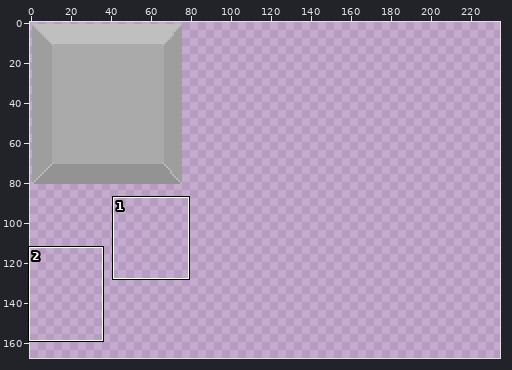
One commit to this sprite sheet: images/tilerock-sheet0.png. The picture above shows the old version from afar; the outline marks the close-up.
Close-up. Before the edit:
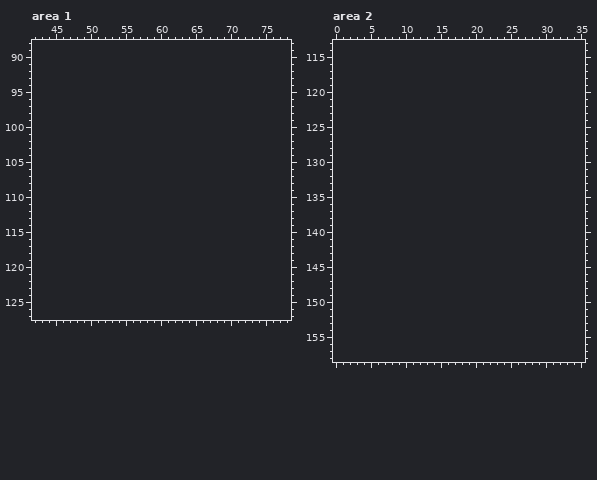
The file is 75x80 pixels. Pixels under 10% opacity are left out. Colours within 5 levels of each other are drawn and written as one. Shown: area 1: x 42..78, y 88..127; area 2: x 0..35, y 113..158. The old version is drawn lined up with the new one, on the new canvas. The wide view leaves out empty margins. The commit also changed other parts of the picture, which this record leaves out.
New version:
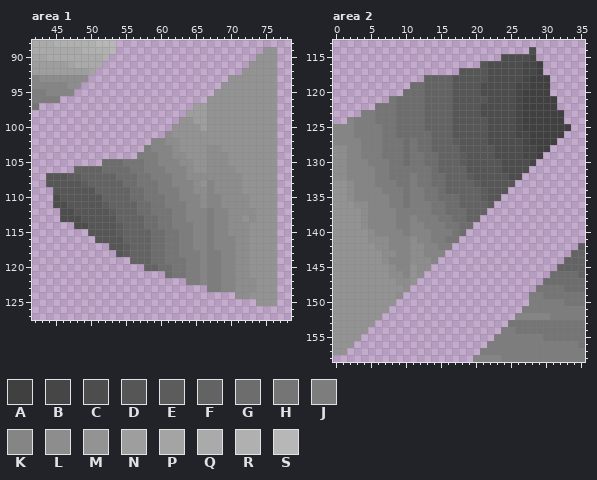
Palette (. is transparent): A #404040  B #464646  C #4d4d4d  D #565656  E #5c5c5c  F #636363  G #6d6d6d  H #757575  J #7d7d7d  K #858585  L #8d8d8d  M #939393  N #9e9e9e  P #a4a4a4  Q #aaaaaa  R #b0b0b0  S #b7b7b7
Changes in this commit:
canvas 75x80 -> 256x256, the old top-left corner now at 1,1
--- area 1
@@ x 42..78 @@
- 88 .....................................
- 89 .....................................
- 90 .....................................
- 91 .....................................
- 92 .....................................
- 93 .....................................
- 94 .....................................
- 95 .....................................
- 96 .....................................
- 97 .....................................
- 98 .....................................
- 99 .....................................
-100 .....................................
-101 .....................................
-102 .....................................
-103 .....................................
-104 .....................................
-105 .....................................
-106 .....................................
-107 .....................................
-108 .....................................
-109 .....................................
-110 .....................................
-111 .....................................
-112 .....................................
-113 .....................................
-114 .....................................
-115 .....................................
-116 .....................................
-117 .....................................
-118 .....................................
-119 .....................................
-120 .....................................
-121 .....................................
-122 .....................................
-123 .....................................
-124 .....................................
-125 .....................................
+ 88 QQQRRRRRRSSS.........................
+ 89 QQQQQQQRRRRS.....................MM..
+ 90 PPQQQQQQQQR.....................MMM..
+ 91 NNNNNPQQQQ.....................MMMM..
+ 92 NNNNNNNNP.....................MMMMM..
+ 93 KLLLLLLL....................MMMMMMM..
+ 94 KKKKKLL....................MMMMMMMM..
+ 95 JJKKKK....................MMMMMMMMM..
+ 96 JJJJ.....................MMMMMMMMMM..
+ 97 H......................NNMMMMMMMMMM..
+ 98 ......................NNNMMMMMMMMMM..
+ 99 .....................MMNNMMMMMMMMMM..
+100 ....................MMMMNMMMMMMMMMM..
+101 ...................LMMMMMMMMMMMMMMM..
+102 .................KKLLMMMMMMMMMMMMMM..
+103 ................JKKKLMMMMLLMMMMMMMM..
+104 ...............JJJKKLLMMMLLLMMMMMMM..
+105 ..........GGGHHHJJKKKLLMMLLLMMMMMMM..
+106 ......FFFFGGGGHHJJJKKKLMMLLLLMMMMMM..
+107 ..DDDEEFFFFFGGGHHJJJKKLLLLLLLLMMMMM..
+108 ..DDDDDEFFFFFGGHHHJJKKKLMKLLLLMMMMM..
+109 ...DDDDDDFFFFFGGHHJJJKKLLKLLLLMMMMM..
+110 ...CDDDDDDFFFFGGHHHJJKKKLKKLLLLMMMM..
+111 ...CCDDDDDEFFFFGGHHJJJKKLKKLLLLMMMM..
+112 ....CCDDDDDEFFFGGHHHJJKKKJKKLLLLMMM..
+113 ....CCCDDDDDFFFFGGHHJJKKKJKKLLMLMMM..
+114 ......CCDDDDEFFFGGHHJJJKKJKKLLLMMMM..
+115 ........DDDDEFFFFGGHHJJKKJKKLLLMMMM..
+116 .........DDDDFFFFGGHHJJKKJKKKLLMMMM..
+117 ...........DDEFFFGGHHJJKKJKKKLLMMMM..
+118 ............DEFFFGGHHJJJKJJKKLLMMMM..
+119 ..............FFFGGHHHJJKJJKKLLMMMM..
+120 ................FFGGHHJJKJJKKLLMMMM..
+121 ...................GHHJJKJJKKLLMMMM..
+122 ......................JJKJJKKLLLMMM..
+123 .........................JJKKLLLMMM..
+124 .............................LLMMMM..
+125 ................................MMM..
 126 .....................................
--- area 2
@@ x 0..35 @@
 113 ....................................
-114 ....................................
-115 ....................................
-116 ....................................
-117 ....................................
-118 ....................................
-119 ....................................
-120 ....................................
-121 ....................................
-122 ....................................
-123 ....................................
-124 ....................................
-125 ....................................
-126 ....................................
-127 ....................................
-128 ....................................
-129 ....................................
-130 ....................................
-131 ....................................
-132 ....................................
-133 ....................................
-134 ....................................
-135 ....................................
-136 ....................................
-137 ....................................
-138 ....................................
-139 ....................................
-140 ....................................
-141 ....................................
-142 ....................................
-143 ....................................
-144 ....................................
-145 ....................................
-146 ....................................
-147 ....................................
-148 ....................................
-149 ....................................
-150 ....................................
-151 ....................................
-152 ....................................
-153 ....................................
-154 ....................................
-155 ....................................
-156 ....................................
-157 ....................................
-158 ....................................
+114 ............................C.......
+115 ........................CCCCB.......
+116 .....................DCCCCCBBA......
+117 ..................DDDDCCCCCBBA......
+118 .............FFFFDDDDDCCCCCBAAA.....
+119 ...........GGFFFFDDDDCCCCCBBAAA.....
+120 ..........GGGFFFFDDDDCCCCCBAAAA.....
+121 ........HGGGGFFFFDDDDDCCCCBAAAAA....
+122 ......HHHGGGGFFFFDDDDCCCCCBAAAAA....
+123 ....JJHHHGGGGFFFFDDDDCCCCCBAAAAAA...
+124 ..KJJJHHHGGGGFFFFDDDDDCCCCBAAAAAA...
+125 KKKJJJJHHGGGGFFFFDDDDDCCCCBAAAAAAA..
+126 KKKJJJJHHGGGGGFFFDDDDDCCCCBBAAAAA...
+127 KKKKJJJHHHGHGGFFFEDDDDCCCCCBAAAA....
+128 LLKKJJJHHHGHGGFFFFDDDDDCCCCBBAA.....
+129 LLKKJJJHHHGHHGGFFFEDDDDCCCCBBA......
+130 LLKKKJJJHHGHHGGFFFEDDDDDCCCCB.......
+131 LLKKKKJJHHHHHHGFFFFDDDDDCCCC........
+132 LLKKKKJJHHHJHHGGFFFEDDDDDCC.........
+133 MMLKKKJJJHHJHHGGFFFFEDDDDD..........
+134 MMLKKKKJJJHJJHHGFFFFFEDDD...........
+135 MMLKKKKKJJHJJHHGGGFFFEDD............
+136 MMMLLKKKJJHJJJHHGGFFFFE.............
+137 MMMMLKKKKJJJJJHHGGGFFF..............
+138 MMMMLKKKKJJKJJJHHGGFF...............
+139 MMMMLKKKKJJKKJJJHHGG................
+140 MMMMMLKKKKJKKKJJJHG.................
+141 MMMMMLLLKKKLKKJJHH..................
+142 MMMMMMLLKKKLLKKJJ..................E
+143 MMMMMMMLLKKLLKKK..................FF
+144 MMMMMMMLKKKLLLK..................FFF
+145 MMMMMMMMLKKMLL..................FFFF
+146 MMMMMMMMLLKML..................GGGGF
+147 MMMMMMMMMLLM..................GGGGGG
+148 MMMMMMMMMML..................HHHHGGG
+149 MMMMMMMMML..................JJHHHHHH
+150 MMMMMMMMM...................JJJJJHHH
+151 MMMMMMMM...................JJJJJJJJJ
+152 MMMMMMM...................KKKKKJJJJJ
+153 MMMMMM...................HHHHHHHHHHH
+154 MMMMM...................JJHHHHHHHHHH
+155 MMMM...................JJJJJJJHHHHHH
+156 MMM...................JJJJJJJJJJJJJH
+157 MM...................JJJJJJJJJJJJJJJ
+158 ....................KKKKJJJJJJJJJJJJ
